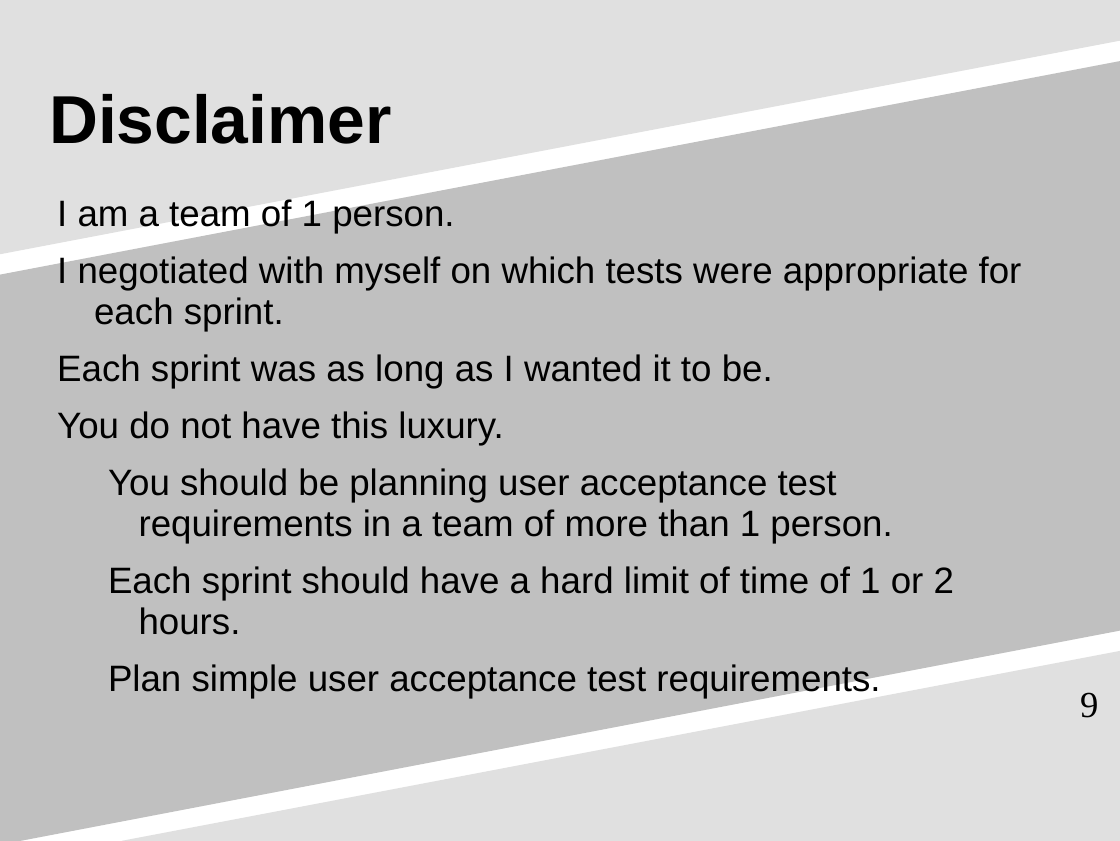
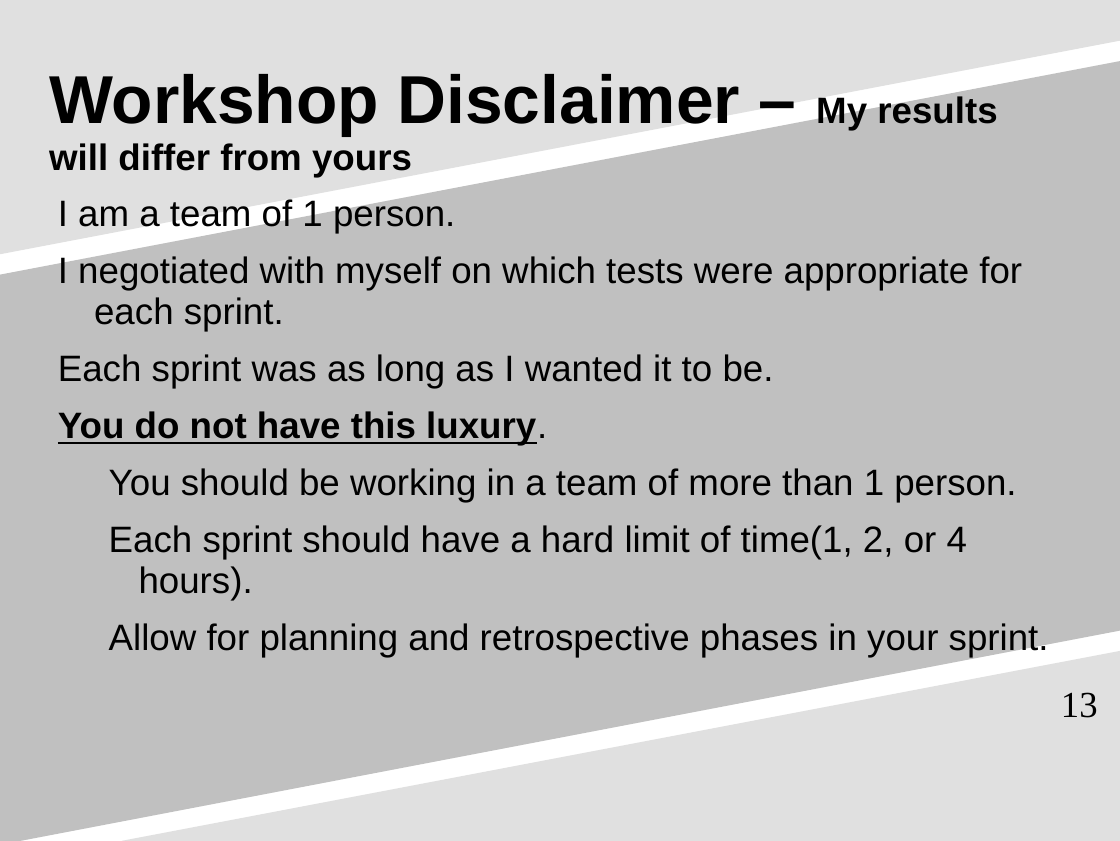
Before and after one commit to pcooke2002/accept_automated_behavior_dd, a slide deck: slide 13 of learning_agile_accept_auto_behavior_dd.ppt (slide 9 before the commit). Drawn at 1120x841 pixels with LibreOffice and Linux fonts; fonts in the diff are those of the drawing. Boxes give left, top, right and bottom in pixels: in the first picture for what was removed or moved away, otherwise in the second. Text is boxed around its words. In the diff, an @@ line names an element or a change of style, - is before the commit and + after.

```diff
--- a/learning_agile_accept_auto_behavior_dd.ppt
+++ b/learning_agile_accept_auto_behavior_dd.ppt
@@ title at box(49, 74, 997, 178): text changed; size 48 to 26 pt @@
-Disclaimer
+Workshop Disclaimer – My results will differ from yours
@@ text at box(58, 411, 547, 445): bold on, underline on in "You do not have this luxury." @@
@@ text at box(109, 468, 1049, 658): text changed @@
-  You should be planning user acceptance test requirements in a team of more than 1 person.
-  Each sprint should have a hard limit of time of 1 or 2 hours.
-  Plan simple user acceptance test requirements.
+  You should be working in a team of more than 1 person.
+  Each sprint should have a hard limit of time(1, 2, or 4 hours).
+  Allow for planning and retrospective phases in your sprint.
@@ page number at box(1061, 692, 1098, 718): text changed @@
-9
+13
```
Also in this commit, not shown: 9 other slides changed, 13 slides added, 9 slides removed.
